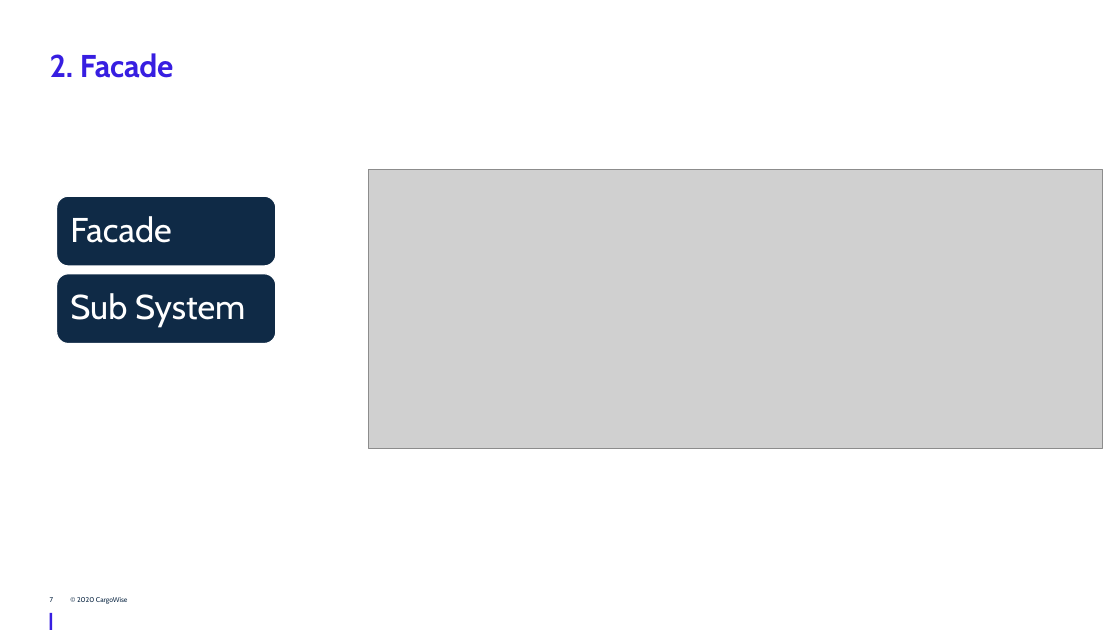
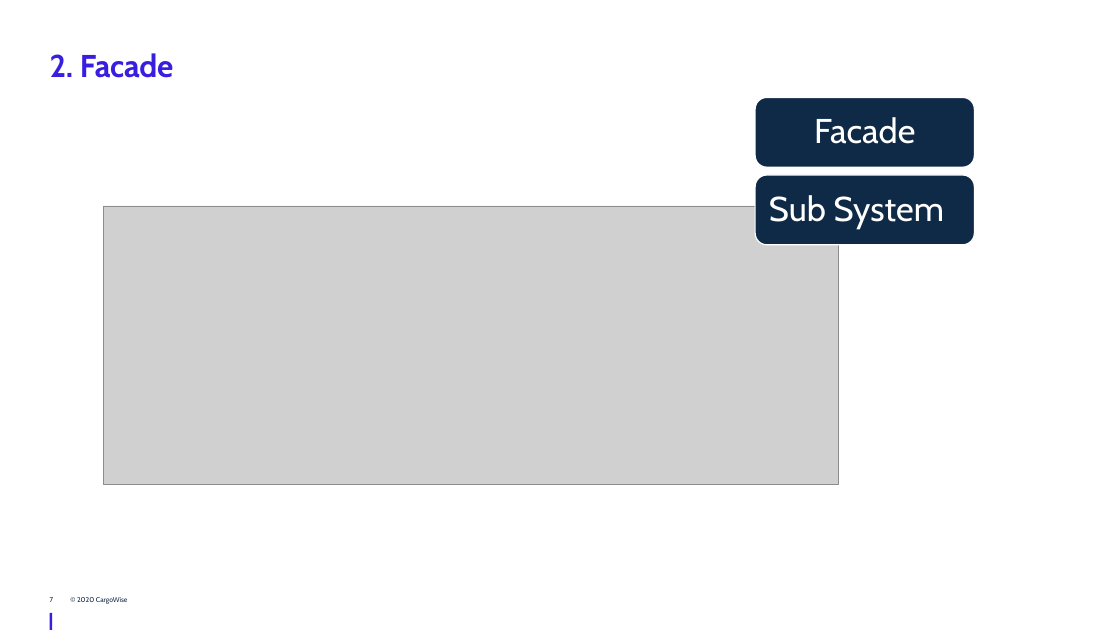
Before and after one commit to JingwenLi/DesignPatterns, a slide deck: slide 7 of DesignPatterns/Structural Design Patterns/Structural Design Patterns - WTG.pptx. Drawn at 1120x630 pixels with LibreOffice and Linux fonts; fonts in the diff are those of the drawing; grey boxes stand for pictures; background and template pictures are left out. Boxes give left, top, right and bottom in pixels: in the first picture for what was removed or moved away, otherwise in the second. Text is boxed around its words. In the diff, an @@ line names an element or a change of style, - is before the commit and + after.

```diff
--- a/DesignPatterns/Structural Design Patterns/Structural Design Patterns - WTG.pptx
+++ b/DesignPatterns/Structural Design Patterns/Structural Design Patterns - WTG.pptx
@@ text "Facade" at [814,117,915,144]: alignment left to centre @@
@@ 2 texts, 2 rounded rectangles: place and size @@
-2 texts, 2 rounded rectangles at [57,196,276,344]
+2 texts, 2 rounded rectangles at [755,97,974,245]
@@ picture: place and size @@
-picture at [368,170,1102,448]
+picture at [104,206,838,484]
```
Also in this commit, not shown: 1 other slide changed, 6 slides added, 1 other file.
